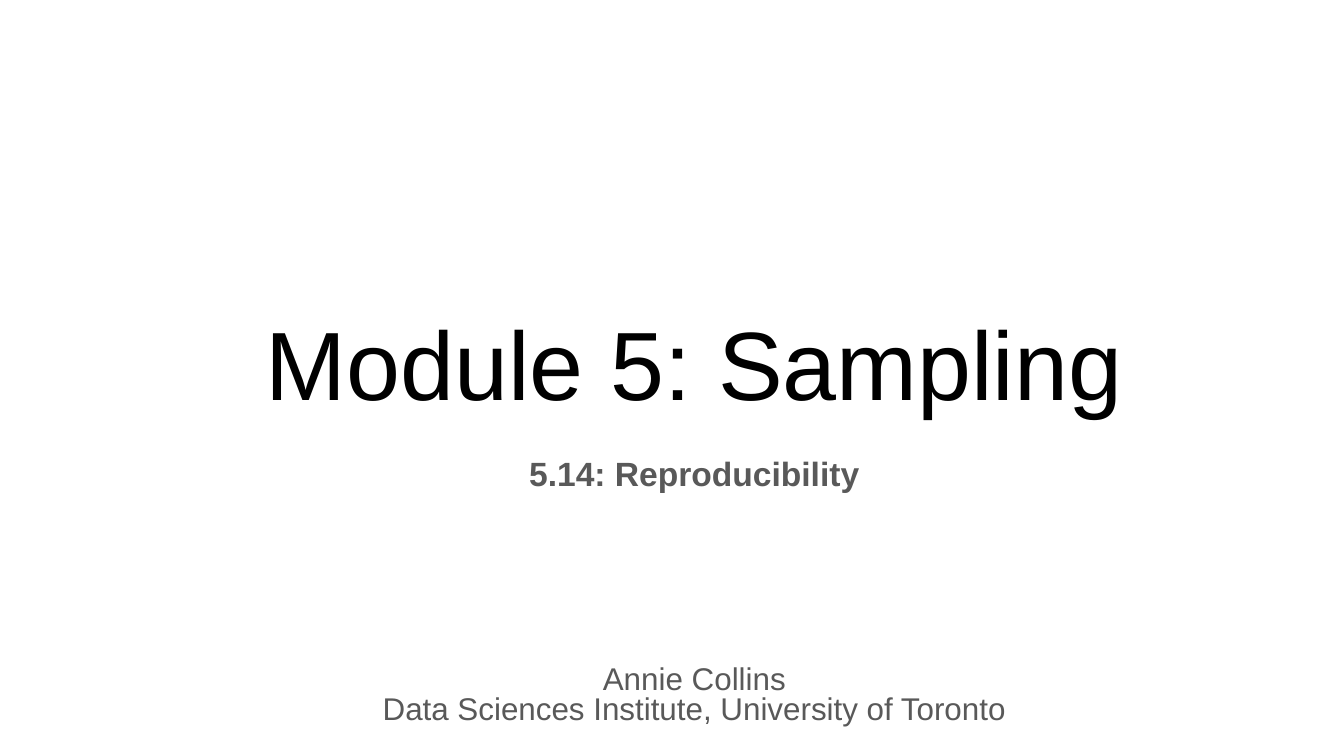
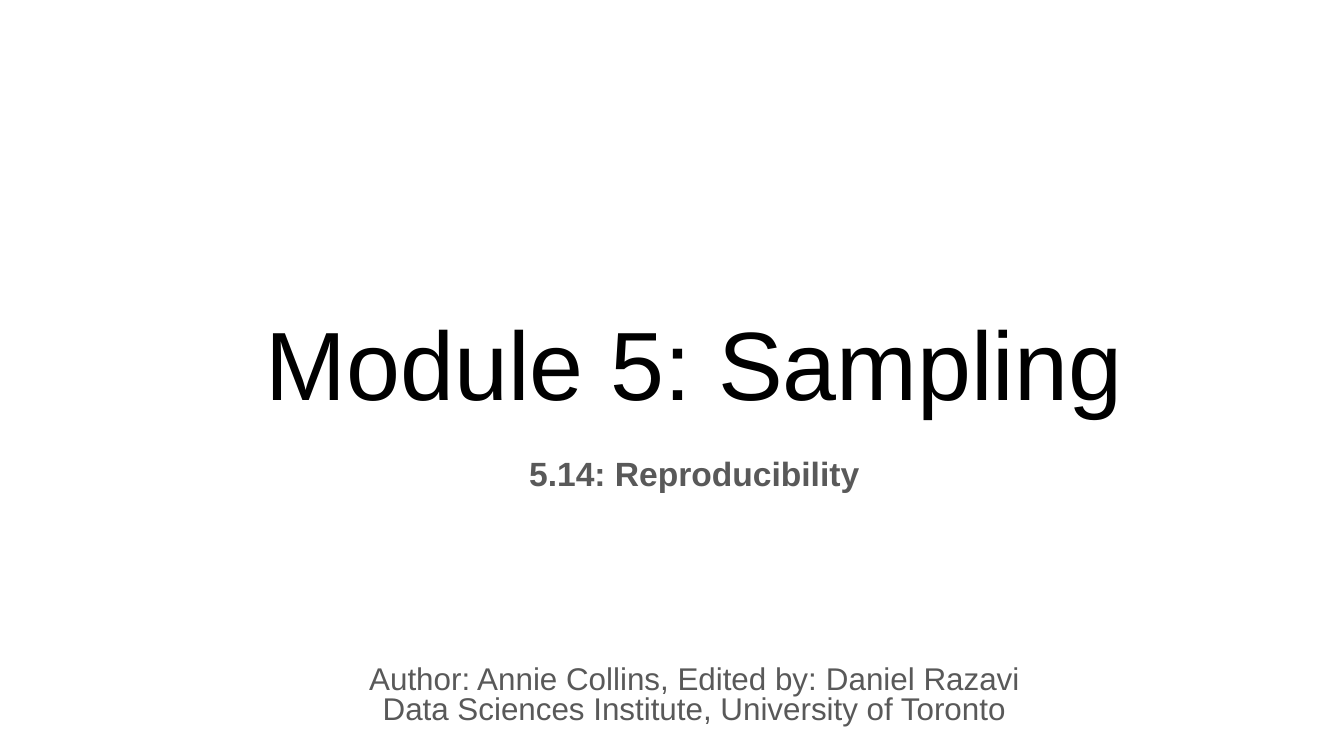
Before and after one commit to UofT-DSI/sampling, a slide deck: slide 1 of lectures/13-Reproducibility-slides.pptx. Drawn at 1344x756 pixels with LibreOffice and Linux fonts; fonts in the diff are those of the drawing. Boxes give left, top, right and bottom in pixels: in the first picture for what was removed or moved away, otherwise in the second. Text is boxed around its words. In the diff, an @@ line names an element or a change of style, - is before the commit and + after.

```diff
--- a/lectures/13-Reproducibility-slides.pptx
+++ b/lectures/13-Reproducibility-slides.pptx
@@ text at box(369, 667, 1020, 696): text changed @@
-Annie Collins
+Author: Annie Collins, Edited by: Daniel Razavi
```
Also in this commit, not shown: 6 other slides changed, 1 slide added, 21 other files.
